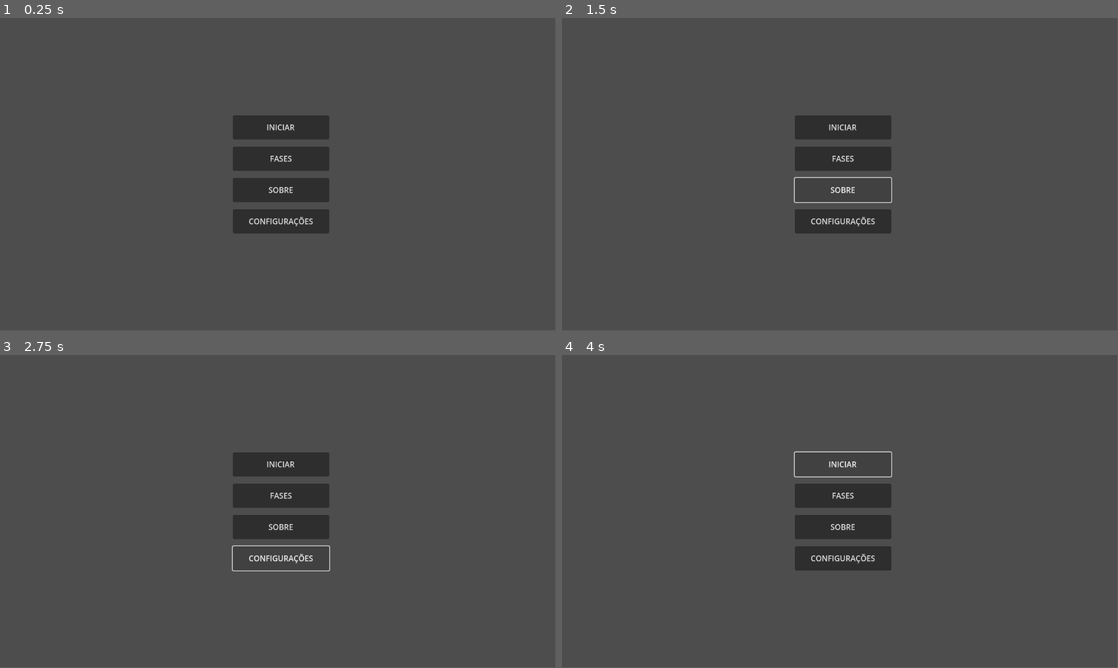
Above: before the commit, frames 1-4 (two rows, left to right).
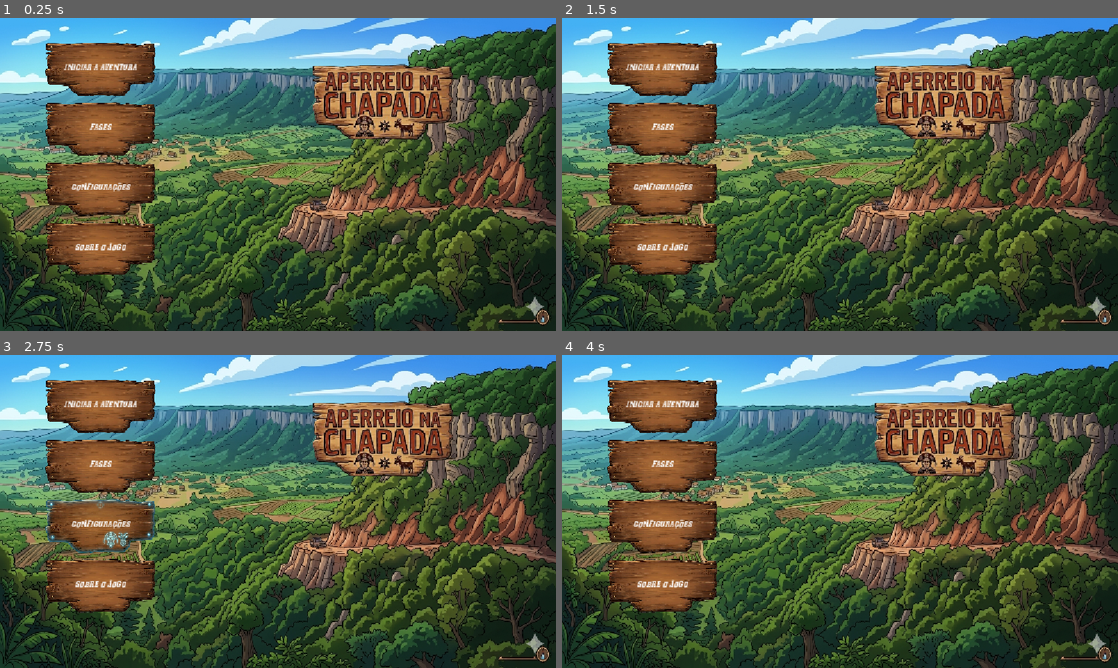
Above: after the commit, the same moments.

Repository: eric123jose456silva-art/Aperreio-na-Chapada
Game: Godot game, scene res://CENAS/tela_inicial.tscn
Two runs of this game, one before a commit and one after it. Both use one fixed random seed, a clock stepped at 60 frames per second and the inputs below. Before the commit the project has no main scene; this scene is started directly in both runs.
Inputs (mouse positions are in pixels of both pictures, inside the frame that each line leads up to):
- Up to frame 1 (0.25 s): no input
- Up to frame 2 (1.5 s): click "FASES" at 0.5 s; click (845, 190) at 1.25 s, where only the run before the commit has a clickable "SOBRE"
- Up to frame 3 (2.75 s): click "CONFIGURAÇÕES" at 2 s
- Up to frame 4 (4 s): click (662, 586) at 2.75 s, where only the run after the commit has a clickable "SOBRE O JOGO"; click (845, 464) at 3.5 s, where only the run before the commit has a clickable "INICIAR"
In our replay, the window is 799x449 before the commit and 800x450 after it. These sizes can differ from the game's own. Grey fills any space a smaller window leaves; there, only what the larger window draws over its background counts as a difference.

The runs differ from the first frame. In frame 1, 97% of the frame differs, in the area x 0-100%, y 0-100%; in frame 2, 97%; in frame 3, 97%; in frame 4, 97%.

Commit message:
tela inicial do jogo

Diff:
--- a/CENAS/tela_inicial.tscn
+++ b/CENAS/tela_inicial.tscn
@@ -1,6 +1,11 @@
-[gd_scene load_steps=2 format=3 uid="uid://cw4il54cynp6q"]
+[gd_scene load_steps=7 format=3 uid="uid://cw4il54cynp6q"]
 
 [ext_resource type="Script" uid="uid://bpe4i1dwgup5k" path="res://SCRIPTS/tela_inicial.gd" id="1_v3vlf"]
+[ext_resource type="Texture2D" uid="uid://detvv3nl78m57" path="res://ASSETS/IMAGENS/HOME_PAGE_GAME.png" id="2_rlwky"]
+[ext_resource type="Texture2D" uid="uid://bnqlwbrdy1lv2" path="res://ASSETS/IMAGENS/BOTÕES.png" id="3_mru4u"]
+[ext_resource type="Texture2D" uid="uid://cr3cdlymcfluq" path="res://ASSETS/IMAGENS/HOVER.png" id="4_ai43t"]
+[ext_resource type="FontFile" uid="uid://c8ruiimtv7xx3" path="res://ASSETS/FONTES/CordelEncarnado-Italic.ttf" id="5_mru4u"]
+[ext_resource type="Texture2D" uid="uid://cybgmv657uhdd" path="res://ASSETS/IMAGENS/logo.png" id="6_ai43t"]
 
 [node name="Control" type="Control"]
 layout_mode = 3
@@ -11,38 +16,148 @@
 grow_vertical = 2
 script = ExtResource("1_v3vlf")
 
+[node name="TextureRect" type="TextureRect" parent="."]
+layout_mode = 1
+anchors_preset = 15
+anchor_right = 1.0
+anchor_bottom = 1.0
+grow_horizontal = 2
+grow_vertical = 2
+texture = ExtResource("2_rlwky")
+expand_mode = 1
+
 [node name="VBoxContainer" type="VBoxContainer" parent="."]
-layout_mode = 0
-offset_left = 483.0
-offset_top = 202.0
-offset_right = 683.0
-offset_bottom = 447.0
-theme_override_constants/separation = 15
-alignment = 1
+layout_mode = 1
+anchors_preset = -1
+anchor_left = 0.07204861
+anchor_top = 0.07098766
+anchor_right = 0.2890625
+anchor_bottom = 0.8302469
+grow_vertical = 2
+metadata/_edit_use_anchors_ = true
 
-[node name="INICIAR" type="Button" parent="VBoxContainer"]
-custom_minimum_size = Vector2(200, 50)
+[node name="INICIAR A AVENTURA" type="TextureButton" parent="VBoxContainer"]
+custom_minimum_size = Vector2(250, 120)
 layout_mode = 2
-text = "INICIAR"
+texture_normal = ExtResource("3_mru4u")
+texture_pressed = ExtResource("4_ai43t")
+texture_hover = ExtResource("4_ai43t")
+ignore_texture_size = true
+stretch_mode = 5
 
-[node name="FASES" type="Button" parent="VBoxContainer"]
-custom_minimum_size = Vector2(200, 50)
+[node name="Label" type="Label" parent="VBoxContainer/INICIAR A AVENTURA"]
+layout_mode = 1
+anchors_preset = 8
+anchor_left = 0.5
+anchor_top = 0.5
+anchor_right = 0.5
+anchor_bottom = 0.5
+offset_left = -80.0
+offset_top = -13.0
+offset_right = 81.0
+offset_bottom = 10.0
+grow_horizontal = 2
+grow_vertical = 2
+theme_override_constants/shadow_offset_x = 2
+theme_override_constants/shadow_offset_y = 3
+theme_override_fonts/font = ExtResource("5_mru4u")
+theme_override_font_sizes/font_size = 18
+text = "INICIAR A AVENTURA"
+horizontal_alignment = 1
+
+[node name="FASES" type="TextureButton" parent="VBoxContainer"]
+custom_minimum_size = Vector2(250, 120)
 layout_mode = 2
-text = "FASES
-"
+texture_normal = ExtResource("3_mru4u")
+texture_pressed = ExtResource("4_ai43t")
+texture_hover = ExtResource("4_ai43t")
+ignore_texture_size = true
+stretch_mode = 5
 
-[node name="SOBRE" type="Button" parent="VBoxContainer"]
-custom_minimum_size = Vector2(200, 50)
+[node name="Label" type="Label" parent="VBoxContainer/FASES"]
+layout_mode = 1
+anchors_preset = 8
+anchor_left = 0.5
+anchor_top = 0.5
+anchor_right = 0.5
+anchor_bottom = 0.5
+offset_left = -21.5
+offset_top = -13.0
+offset_right = 22.5
+offset_bottom = 10.0
+grow_horizontal = 2
+grow_vertical = 2
+theme_override_constants/shadow_offset_x = 2
+theme_override_constants/shadow_offset_y = 3
+theme_override_fonts/font = ExtResource("5_mru4u")
+theme_override_font_sizes/font_size = 18
+text = "FASES"
+
+[node name="CONFIGURAÇÕES" type="TextureButton" parent="VBoxContainer"]
+custom_minimum_size = Vector2(250, 120)
 layout_mode = 2
-text = "SOBRE
-"
+texture_normal = ExtResource("3_mru4u")
+texture_pressed = ExtResource("4_ai43t")
+texture_hover = ExtResource("4_ai43t")
+ignore_texture_size = true
+stretch_mode = 5
 
-[node name="CONFIGURAÇÕES" type="Button" parent="VBoxContainer"]
-custom_minimum_size = Vector2(200, 50)
-layout_mode = 2
+[node name="Label" type="Label" parent="VBoxContainer/CONFIGURAÇÕES"]
+layout_mode = 1
+anchors_preset = 8
+anchor_left = 0.5
+anchor_top = 0.5
+anchor_right = 0.5
+anchor_bottom = 0.5
+offset_left = -60.5
+offset_top = -13.0
+offset_right = 61.5
+offset_bottom = 10.0
+grow_horizontal = 2
+grow_vertical = 2
+theme_override_constants/shadow_offset_x = 2
+theme_override_constants/shadow_offset_y = 3
+theme_override_fonts/font = ExtResource("5_mru4u")
+theme_override_font_sizes/font_size = 18
 text = "CONFIGURAÇÕES"
 
-[connection signal="pressed" from="VBoxContainer/INICIAR" to="." method="_on_iniciar_pressed"]
-[connection signal="pressed" from="VBoxContainer/FASES" to="." method="_on_fases_pressed"]
-[connection signal="pressed" from="VBoxContainer/SOBRE" to="." method="_on_sobre_pressed"]
-[connection signal="pressed" from="VBoxContainer/CONFIGURAÇÕES" to="." method="_on_configurações_pressed"]
+[node name="SOBRE O JOGO" type="TextureButton" parent="VBoxContainer"]
+custom_minimum_size = Vector2(250, 120)
+layout_mode = 2
+texture_normal = ExtResource("3_mru4u")
+texture_pressed = ExtResource("4_ai43t")
+texture_hover = ExtResource("4_ai43t")
+ignore_texture_size = true
+stretch_mode = 5
+
+[node name="Label" type="Label" parent="VBoxContainer/SOBRE O JOGO"]
+layout_mode = 1
+anchors_preset = 8
+anchor_left = 0.5
+anchor_top = 0.5
+anchor_right = 0.5
+anchor_bottom = 0.5
+offset_left = -52.0
+offset_top = -13.0
+offset_right = 53.0
+offset_bottom = 10.0
+grow_horizontal = 2
+grow_vertical = 2
+theme_override_constants/shadow_offset_x = 2
+theme_override_constants/shadow_offset_y = 3
+theme_override_fonts/font = ExtResource("5_mru4u")
+theme_override_font_sizes/font_size = 18
+text = "SOBRE O JOGO"
+
+[node name="LOG JOGO" type="VBoxContainer" parent="."]
+layout_mode = 1
+anchors_preset = 1
+anchor_left = 1.0
+anchor_right = 1.0
+offset_left = -718.0
+offset_bottom = 347.0
+grow_horizontal = 0
+
+[node name="TextureRect" type="TextureRect" parent="LOG JOGO"]
+layout_mode = 2
+texture = ExtResource("6_ai43t")
--- a/SCRIPTS/tela_inicial.gd
+++ b/SCRIPTS/tela_inicial.gd
@@ -1,17 +1,34 @@
 extends Control
 
-# Este script controla as ações do menu principal
+# Função chamada quando o botão Iniciar é clicado
+func _on_btn_iniciar_pressed():
+	get_tree().change_scene_to_file("res://cenas/Fase1.tscn")
 
-func _on_iniciar_pressed():
-	# Substitua pelo nome do arquivo da sua primeira fase
-	# get_tree().change_scene_to_file("res://fase_1.tscn")
-	print("Botão INICIAR clicado!")
+# Função para abrir configurações
+func _on_btn_config_pressed():
+	# Aqui você pode instanciar uma cena de pop-up ou trocar de cena
+	get_tree().change_scene_to_file("res://cenas/Configuracoes.tscn")
 
-func _on_fases_pressed():
-	print("Abrindo menu de FASES...")
+# Função para abrir sobre
+func _on_btn_sobre_pressed():
+	print("Mostrando créditos dos alunos...")
 
-func _on_sobre_pressed():
-	print("Abrindo tela SOBRE...")
+# Função para sair do jogo
+func _on_btn_sair_pressed():
+	get_tree().quit()
 
-func _on_configuracoes_pressed():
-	print("Abrindo CONFIGURAÇÕES...")
+
+func _on_iniciar_a_aventura_pressed() -> void:
+	pass # Replace with function body.
+
+
+func _on_fases_pressed() -> void:
+	pass # Replace with function body.
+
+
+func _on_configurações_pressed() -> void:
+	pass # Replace with function body.
+
+
+func _on_sobre_o_jogo_pressed() -> void:
+	pass # Replace with function body.
--- a/project.godot
+++ b/project.godot
@@ -11,8 +11,14 @@
 [application]
 
 config/name="Aperreio na chapada"
+run/main_scene="uid://cw4il54cynp6q"
 config/features=PackedStringArray("4.5", "GL Compatibility")
 config/icon="res://icon.svg"
+
+[display]
+
+window/size/mode=2
+window/stretch/mode="canvas_items"
 
 [rendering]
 
Binary file added: ASSETS/FONTES/CordelEncarnado-Bold.ttf
Not shown, added: ASSETS/FONTES/CordelEncarnado-Bold.ttf.import
Binary file added: ASSETS/FONTES/CordelEncarnado-Italic.ttf
Not shown, added: ASSETS/FONTES/CordelEncarnado-Italic.ttf.import
Binary file added: ASSETS/FONTES/CordelEncarnado-Regular.ttf
Not shown, added: ASSETS/FONTES/CordelEncarnado-Regular.ttf.import
Binary file added: ASSETS/FONTES/CordelEncarnadoNormal-Regular.ttf
Not shown, added: ASSETS/FONTES/CordelEncarnadoNormal-Regular.ttf.import
Binary file added: ASSETS/IMAGENS/BOTÕES.png
Not shown, added: ASSETS/IMAGENS/BOTÕES.png.import
Binary file added: ASSETS/IMAGENS/HOME_PAGE_GAME.png
Not shown, added: ASSETS/IMAGENS/HOME_PAGE_GAME.png.import
(and 4 more such lines)
